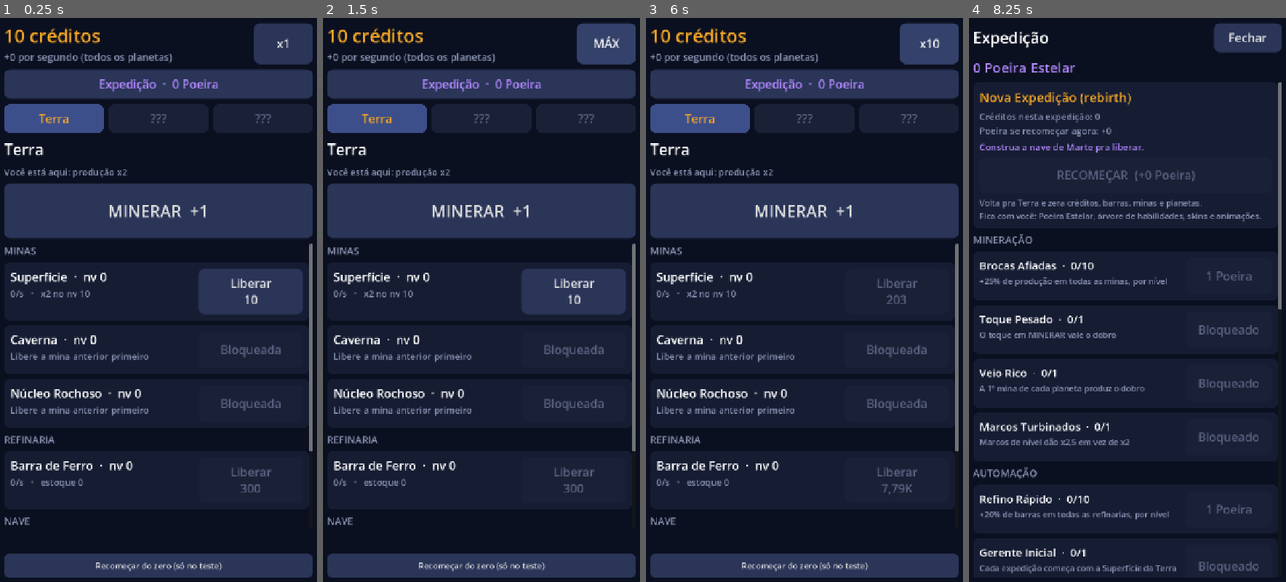
Above: before the commit, frames 1-4 (left to right).
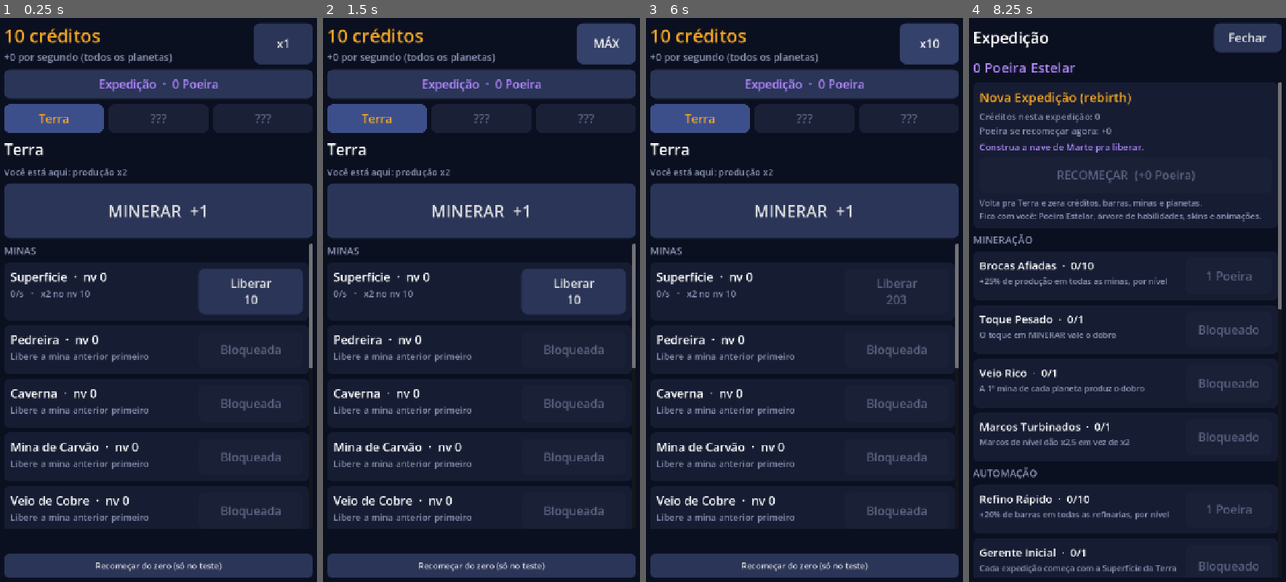
Above: after the commit, the same moments.

Repository: gustavovitor2004/jogosplaystore
Game: Godot game, scene res://scenes/main.tscn
The game is run twice, just before and just after one commit, with the same random seed, the same clock (stepped at 60 frames per second) and the same inputs.
Inputs:
- Up to frame 1 (0.25 s): no input
- Up to frame 2 (1.5 s): click "x1" at 0.5 s; click "x10" at 1.25 s
- Up to frame 3 (6 s): click "MÁX" at 2 s; click "Expedição · 0 Poeira" at 2.75 s; click "MINERAR +1" at 3.5 s; click "Liberar 10" at 4.25 s; click "Fechar" at 5 s; click "x1" at 5.75 s
- Up to frame 4 (8.25 s): click "x10" at 6.5 s; click "MÁX" at 7.25 s; click "Expedição · 0 Poeira" at 8 s

The runs differ from the first frame. In frame 1, 3.0% of the frame differs, in the area x 1-99%, y 56-90%; in frame 2, 3.0%; in frame 3, 3.0%; in frame 4, nothing differs.

Commit message:
Passa cada planeta para 8 minas e salva progresso por id
- 8 minas por planeta (produção x3 e custo x6,5 por mina), ritmo mantido:
  Lua ~9 min, Marte ~30 min, nave de Marte ~4 dias
- Save v2 guarda minas/planetas pelo id, pra atualizações não
  embaralharem o progresso; save v1 do protótipo é convertido
- Testes: 56 passando, incluindo a conversão do save antigo

Co-Authored-By: Claude Opus 5.5 <noreply@anthropic.com>

Diff:
--- a/jogos/astro-digger/codigo/data/economia.json
+++ b/jogos/astro-digger/codigo/data/economia.json
@@ -19,8 +19,13 @@
       "barra": "Barra de Ferro",
       "minas": [
         { "id": "superficie", "nome": "Superfície", "producao_base": 1, "custo_base": 10, "crescimento": 1.15 },
-        { "id": "caverna", "nome": "Caverna", "producao_base": 15, "custo_base": 600, "crescimento": 1.16 },
-        { "id": "nucleo", "nome": "Núcleo Rochoso", "producao_base": 220, "custo_base": 40000, "crescimento": 1.17 }
+        { "id": "pedreira", "nome": "Pedreira", "producao_base": 3, "custo_base": 65, "crescimento": 1.155 },
+        { "id": "caverna", "nome": "Caverna", "producao_base": 9, "custo_base": 422, "crescimento": 1.16 },
+        { "id": "mina_carvao", "nome": "Mina de Carvão", "producao_base": 27, "custo_base": 2750, "crescimento": 1.165 },
+        { "id": "veio_cobre", "nome": "Veio de Cobre", "producao_base": 81, "custo_base": 17900, "crescimento": 1.17 },
+        { "id": "jazida_ferro", "nome": "Jazida de Ferro", "producao_base": 243, "custo_base": 1.16e5, "crescimento": 1.175 },
+        { "id": "tunel_profundo", "nome": "Túnel Profundo", "producao_base": 729, "custo_base": 7.54e5, "crescimento": 1.18 },
+        { "id": "nucleo", "nome": "Núcleo Rochoso", "producao_base": 2190, "custo_base": 4.9e6, "crescimento": 1.185 }
       ],
       "refinaria": { "barras_por_segundo_base": 0.2, "custo_base": 300, "crescimento": 1.2 },
       "nave": {
@@ -34,9 +39,14 @@
       "nome": "Lua",
       "barra": "Barra de Titânio",
       "minas": [
-        { "id": "cratera", "nome": "Cratera", "producao_base": 1500, "custo_base": 2.0e4, "crescimento": 1.15 },
-        { "id": "mar_lunar", "nome": "Mar Lunar", "producao_base": 25000, "custo_base": 1.5e6, "crescimento": 1.16 },
-        { "id": "manto", "nome": "Manto Lunar", "producao_base": 400000, "custo_base": 1.2e8, "crescimento": 1.17 }
+        { "id": "cratera", "nome": "Cratera", "producao_base": 1500, "custo_base": 20000, "crescimento": 1.15 },
+        { "id": "regolito", "nome": "Campo de Regolito", "producao_base": 4500, "custo_base": 1.3e5, "crescimento": 1.155 },
+        { "id": "mar_lunar", "nome": "Mar Lunar", "producao_base": 13500, "custo_base": 8.45e5, "crescimento": 1.16 },
+        { "id": "polo_sul", "nome": "Polo Sul Gelado", "producao_base": 40500, "custo_base": 5.49e6, "crescimento": 1.165 },
+        { "id": "montanhas", "nome": "Montanhas Lunares", "producao_base": 1.22e5, "custo_base": 3.57e7, "crescimento": 1.17 },
+        { "id": "tubo_lava", "nome": "Tubo de Lava", "producao_base": 3.64e5, "custo_base": 2.32e8, "crescimento": 1.175 },
+        { "id": "lado_oculto", "nome": "Lado Oculto", "producao_base": 1.09e6, "custo_base": 1.51e9, "crescimento": 1.18 },
+        { "id": "manto", "nome": "Manto Lunar", "producao_base": 3.28e6, "custo_base": 9.8e9, "crescimento": 1.185 }
       ],
       "refinaria": { "barras_por_segundo_base": 0.1, "custo_base": 5.0e4, "crescimento": 1.2 },
       "nave": {
@@ -50,9 +60,14 @@
       "nome": "Marte",
       "barra": "Barra de Hematita",
       "minas": [
-        { "id": "planicie", "nome": "Planície Vermelha", "producao_base": 3.0e6, "custo_base": 5.0e9, "crescimento": 1.15 },
-        { "id": "canion", "nome": "Valles Marineris", "producao_base": 5.0e7, "custo_base": 4.0e11, "crescimento": 1.16 },
-        { "id": "calota", "nome": "Calota Polar", "producao_base": 8.0e8, "custo_base": 3.5e13, "crescimento": 1.17 }
+        { "id": "planicie", "nome": "Planície Vermelha", "producao_base": 3e6, "custo_base": 5e9, "crescimento": 1.15 },
+        { "id": "dunas", "nome": "Dunas de Ferro", "producao_base": 9e6, "custo_base": 3.25e10, "crescimento": 1.155 },
+        { "id": "cratera_gale", "nome": "Cratera Gale", "producao_base": 2.7e7, "custo_base": 2.11e11, "crescimento": 1.16 },
+        { "id": "olympus", "nome": "Olympus Mons", "producao_base": 8.1e7, "custo_base": 1.37e12, "crescimento": 1.165 },
+        { "id": "canion", "nome": "Valles Marineris", "producao_base": 2.43e8, "custo_base": 8.93e12, "crescimento": 1.17 },
+        { "id": "gelo", "nome": "Gelo Subterrâneo", "producao_base": 7.29e8, "custo_base": 5.8e13, "crescimento": 1.175 },
+        { "id": "calota", "nome": "Calota Polar", "producao_base": 2.19e9, "custo_base": 3.77e14, "crescimento": 1.18 },
+        { "id": "nucleo_marciano", "nome": "Núcleo Marciano", "producao_base": 6.56e9, "custo_base": 2.45e15, "crescimento": 1.185 }
       ],
       "refinaria": { "barras_por_segundo_base": 0.05, "custo_base": 1.0e10, "crescimento": 1.2 },
       "nave": {
--- a/jogos/astro-digger/codigo/scripts/autoload/jogo.gd
+++ b/jogos/astro-digger/codigo/scripts/autoload/jogo.gd
@@ -13,7 +13,15 @@
 signal planeta_desbloqueado(p: int)
 signal rebirth_feito(poeira_ganha: int)
 
-const VERSAO_SAVE := 1
+## v2: dados por planeta/mina guardados pelo id (não pela posição), pra
+## atualizações poderem adicionar planetas e minas sem bagunçar o progresso.
+const VERSAO_SAVE := 2
+## Ordem das minas no save v1 (protótipo com 3 minas por planeta), pra converter.
+const MINAS_SAVE_V1 := {
+	"terra": ["superficie", "caverna", "nucleo"],
+	"lua": ["cratera", "mar_lunar", "manto"],
+	"marte": ["planicie", "canion", "calota"],
+}
 const CAMINHO_SAVE := "user://save.json"
 const INTERVALO_AUTOSAVE := 10.0
 ## Duração fixa da animação de viagem. Não dá pra pular porque é um item cosmético.
@@ -464,12 +472,9 @@
 		"versao": VERSAO_SAVE,
 		"creditos": creditos,
 		"creditos_expedicao": creditos_expedicao,
-		"minas": minas,
-		"refinarias": refinarias,
-		"barras": barras,
-		"naves_prontas": naves_prontas,
+		"planetas": _planetas_para_save(),
 		"desbloqueados": desbloqueados,
-		"planeta_atual": planeta_atual,
+		"planeta_atual": Economia.planetas[planeta_atual]["id"],
 		"poeira": poeira,
 		"poeira_total": poeira_total,
 		"expedicoes": expedicoes,
@@ -494,28 +499,54 @@
 	if not FileAccess.file_exists(caminho_save):
 		return
 	var dados: Variant = JSON.parse_string(FileAccess.get_file_as_string(caminho_save))
-	if typeof(dados) != TYPE_DICTIONARY or int(dados.get("versao", 0)) != VERSAO_SAVE:
-		# Save corrompido ou de outra versão: começa do zero sem travar o jogo.
+	if typeof(dados) != TYPE_DICTIONARY or int(dados.get("versao", 0)) not in [1, VERSAO_SAVE]:
+		# Save corrompido ou de versão desconhecida: começa do zero sem travar o jogo.
 		push_warning("Save inválido, começando um jogo novo.")
 		return
+	if int(dados["versao"]) == 1:
+		dados = _converter_save_v1(dados)
 	_aplicar_save(dados)
 	aplicar_offline(_agora() - float(dados.get("salvo_em", _agora())))
 
 
-## Copia os valores do save com cuidado: se o jogo ganhou planetas, minas ou nós
-## novos numa atualização, os que não existiam no save ficam no valor inicial.
+func _planetas_para_save() -> Dictionary:
+	var resultado := {}
+	for p in Economia.planetas.size():
+		var niveis := {}
+		for i in minas[p].size():
+			niveis[Economia.mina(p, i)["id"]] = minas[p][i]
+		resultado[Economia.planetas[p]["id"]] = {
+			"minas": niveis,
+			"refinaria": refinarias[p],
+			"barras": barras[p],
+			"nave_pronta": naves_prontas[p],
+		}
+	return resultado
+
+
+## Copia os valores do save com cuidado: o que o jogo tem e o save não tem
+## (planeta, mina ou nó novo de uma atualização) fica no valor inicial, e o que
+## o save tem e o jogo não tem mais é ignorado.
 func _aplicar_save(dados: Dictionary) -> void:
 	creditos = max(0.0, float(dados.get("creditos", creditos)))
 	creditos_expedicao = max(0.0, float(dados.get("creditos_expedicao", 0.0)))
-	var minas_salvas: Array = dados.get("minas", [])
-	for p in min(minas.size(), minas_salvas.size()):
-		for i in min(minas[p].size(), minas_salvas[p].size()):
-			minas[p][i] = max(0, int(minas_salvas[p][i]))
-	_copiar_lista(refinarias, dados.get("refinarias", []), func(v): return max(0, int(v)))
-	_copiar_lista(barras, dados.get("barras", []), func(v): return max(0.0, float(v)))
-	_copiar_lista(naves_prontas, dados.get("naves_prontas", []), func(v): return bool(v))
+	var planetas_salvos: Variant = dados.get("planetas", {})
+	if typeof(planetas_salvos) != TYPE_DICTIONARY:
+		planetas_salvos = {}
+	for p in Economia.planetas.size():
+		var salvo: Variant = planetas_salvos.get(Economia.planetas[p]["id"], {})
+		if typeof(salvo) != TYPE_DICTIONARY:
+			continue
+		var niveis: Variant = salvo.get("minas", {})
+		if typeof(niveis) == TYPE_DICTIONARY:
+			for i in minas[p].size():
+				minas[p][i] = max(0, int(niveis.get(Economia.mina(p, i)["id"], 0)))
+		refinarias[p] = max(0, int(salvo.get("refinaria", 0)))
+		barras[p] = max(0.0, float(salvo.get("barras", 0.0)))
+		naves_prontas[p] = bool(salvo.get("nave_pronta", false))
 	desbloqueados = clamp(int(dados.get("desbloqueados", 1)), 1, Economia.planetas.size())
-	planeta_atual = clamp(int(dados.get("planeta_atual", 0)), 0, desbloqueados - 1)
+	var atual := Economia.indice_planeta(String(dados.get("planeta_atual", "")))
+	planeta_atual = clamp(atual, 0, desbloqueados - 1)
 	poeira = max(0, int(dados.get("poeira", 0)))
 	poeira_total = max(poeira, int(dados.get("poeira_total", 0)))
 	expedicoes = max(0, int(dados.get("expedicoes", 0)))
@@ -530,9 +561,30 @@
 	_recalcular_efeitos()
 
 
-func _copiar_lista(destino: Array, origem: Array, converter: Callable) -> void:
-	for k in min(destino.size(), origem.size()):
-		destino[k] = converter.call(origem[k])
+## Converte o save do protótipo antigo (listas por posição) pro formato por id.
+func _converter_save_v1(antigo: Dictionary) -> Dictionary:
+	var ids := ["terra", "lua", "marte"]
+	var planetas := {}
+	for k in ids.size():
+		var niveis := {}
+		var minas_antigas: Array = antigo.get("minas", [])
+		if k < minas_antigas.size():
+			for i in min(minas_antigas[k].size(), MINAS_SAVE_V1[ids[k]].size()):
+				niveis[MINAS_SAVE_V1[ids[k]][i]] = minas_antigas[k][i]
+		planetas[ids[k]] = {
+			"minas": niveis,
+			"refinaria": _item_ou(antigo.get("refinarias", []), k, 0),
+			"barras": _item_ou(antigo.get("barras", []), k, 0.0),
+			"nave_pronta": _item_ou(antigo.get("naves_prontas", []), k, false),
+		}
+	var novo := antigo.duplicate()
+	novo["planetas"] = planetas
+	novo["planeta_atual"] = ids[clamp(int(antigo.get("planeta_atual", 0)), 0, ids.size() - 1)]
+	return novo
+
+
+func _item_ou(lista: Variant, k: int, padrao: Variant) -> Variant:
+	return lista[k] if typeof(lista) == TYPE_ARRAY and k < lista.size() else padrao
 
 
 ## Só pra testes: apaga o save e recomeça do zero (inclusive Poeira e árvore).
--- a/jogos/astro-digger/codigo/tests/test_economia.gd
+++ b/jogos/astro-digger/codigo/tests/test_economia.gd
@@ -81,6 +81,10 @@
 				ok = false
 	_checar(ok, "botão MÁX compra o máximo possível, sem passar do dinheiro")
 	_checar(eco.destino_nave(0) == 1 and eco.destino_nave(2) == -1, "naves: Terra -> Lua, Marte -> em breve")
+	var oito := true
+	for planeta in eco.planetas:
+		oito = oito and planeta["minas"].size() == 8
+	_checar(oito, "cada planeta tem 8 minas")
 
 
 func _testar_formatar() -> void:
@@ -149,6 +153,27 @@
 	_checar(terceiro.minas[0][1] == 0, "save corrompido não trava: começa do zero")
 	for j in [jogo, outro, terceiro]:
 		j.free()
+
+	# Save do protótipo antigo (v1: 3 minas, listas por posição) é convertido.
+	arquivo = FileAccess.open(SAVE_TESTE, FileAccess.WRITE)
+	arquivo.store_string(JSON.stringify({
+		"versao": 1, "creditos": 500.0, "minas": [[12, 7, 3], [4, 0, 0], [0, 0, 0]],
+		"refinarias": [5, 1, 0], "barras": [100.0, 2.0, 0.0], "naves_prontas": [true, false, false],
+		"desbloqueados": 2, "planeta_atual": 1, "salvo_em": Time.get_unix_time_from_system(),
+	}))
+	arquivo.close()
+	var antigo := _jogo_novo()
+	antigo.carregar()
+	var eco: Node = root.get_node("Economia")
+	var i_caverna := -1
+	for i in eco.planetas[0]["minas"].size():
+		if eco.mina(0, i)["id"] == "caverna":
+			i_caverna = i
+	_checar(antigo.minas[0][0] == 12 and antigo.minas[0][i_caverna] == 7 and antigo.minas[0][7] == 3,
+		"save antigo (v1) é convertido: cada mina volta pro lugar certo pelo id")
+	_checar(antigo.desbloqueados == 2 and antigo.planeta_atual == 1 and antigo.naves_prontas[0] and antigo.refinarias[0] == 5,
+		"save antigo mantém planetas, nave e refinaria")
+	antigo.free()
 	DirAccess.remove_absolute(SAVE_TESTE)
 
 
Not shown, changed: jogos/astro-digger/economia/ECONOMIA.md
